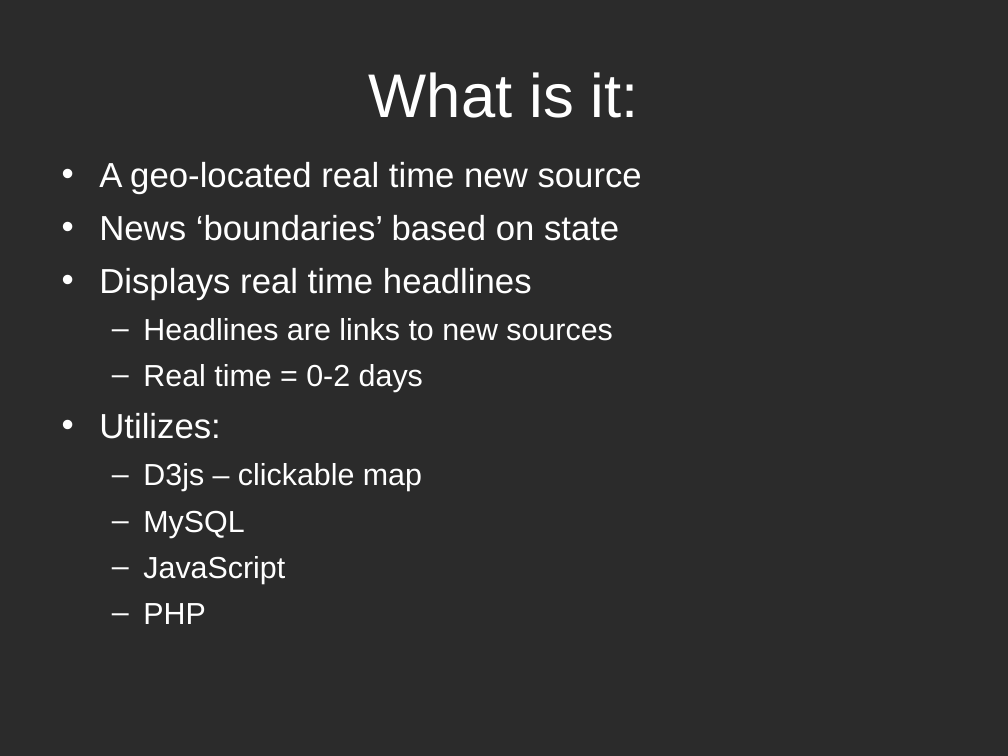
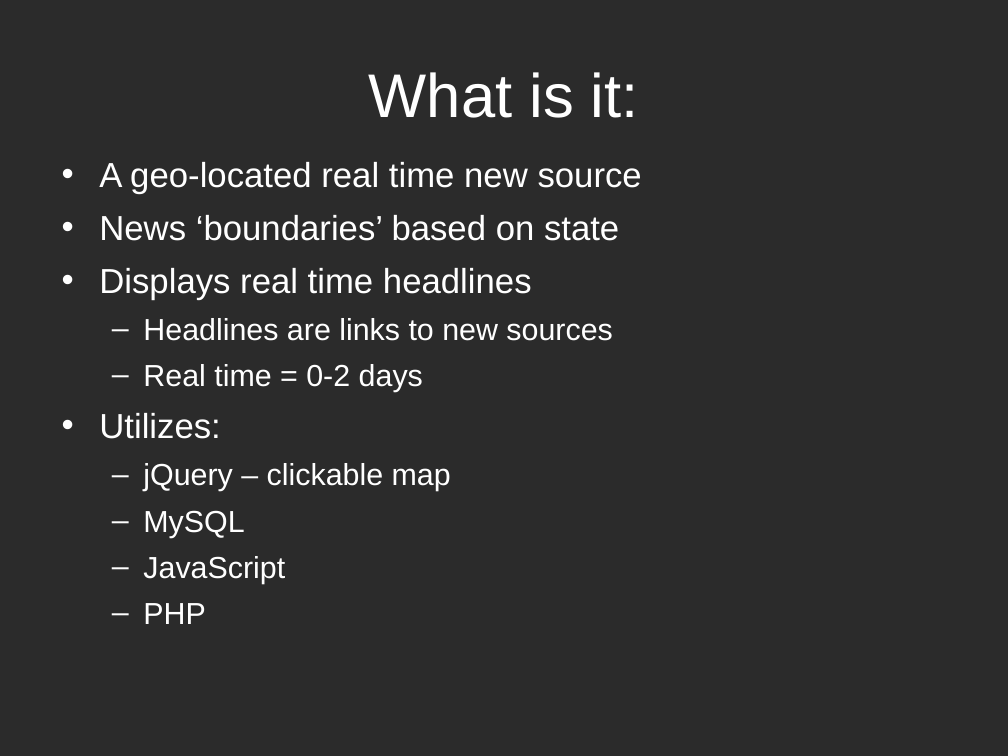
Before and after one commit to leif-waldner/Software3308-Group1, a slide deck: slide 2 of FinalSubmission/ProjectFinal/GeoReport_Part5.ppt. Drawn at 1008x756 pixels with LibreOffice and Linux fonts; fonts in the diff are those of the drawing; background and template pictures are left out; a plain dark background stands for a picture behind light text. Boxes give left, top, right and bottom in pixels: in the first picture for what was removed or moved away, otherwise in the second. Text is boxed around its words. In the diff, an @@ line names an element or a change of style, - is before the commit and + after.

```diff
--- a/FinalSubmission/ProjectFinal/GeoReport_Part5.ppt
+++ b/FinalSubmission/ProjectFinal/GeoReport_Part5.ppt
@@ text at [143,463,451,491]: text changed @@
-  – D3js – clickable map
+  – jQuery – clickable map
```
Also in this commit, not shown: 2 other slides changed.
